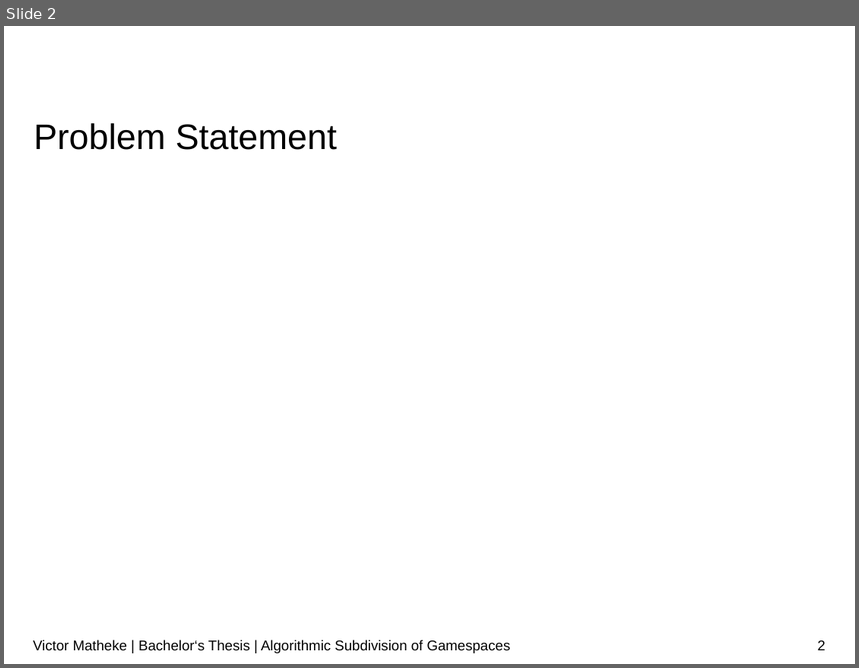
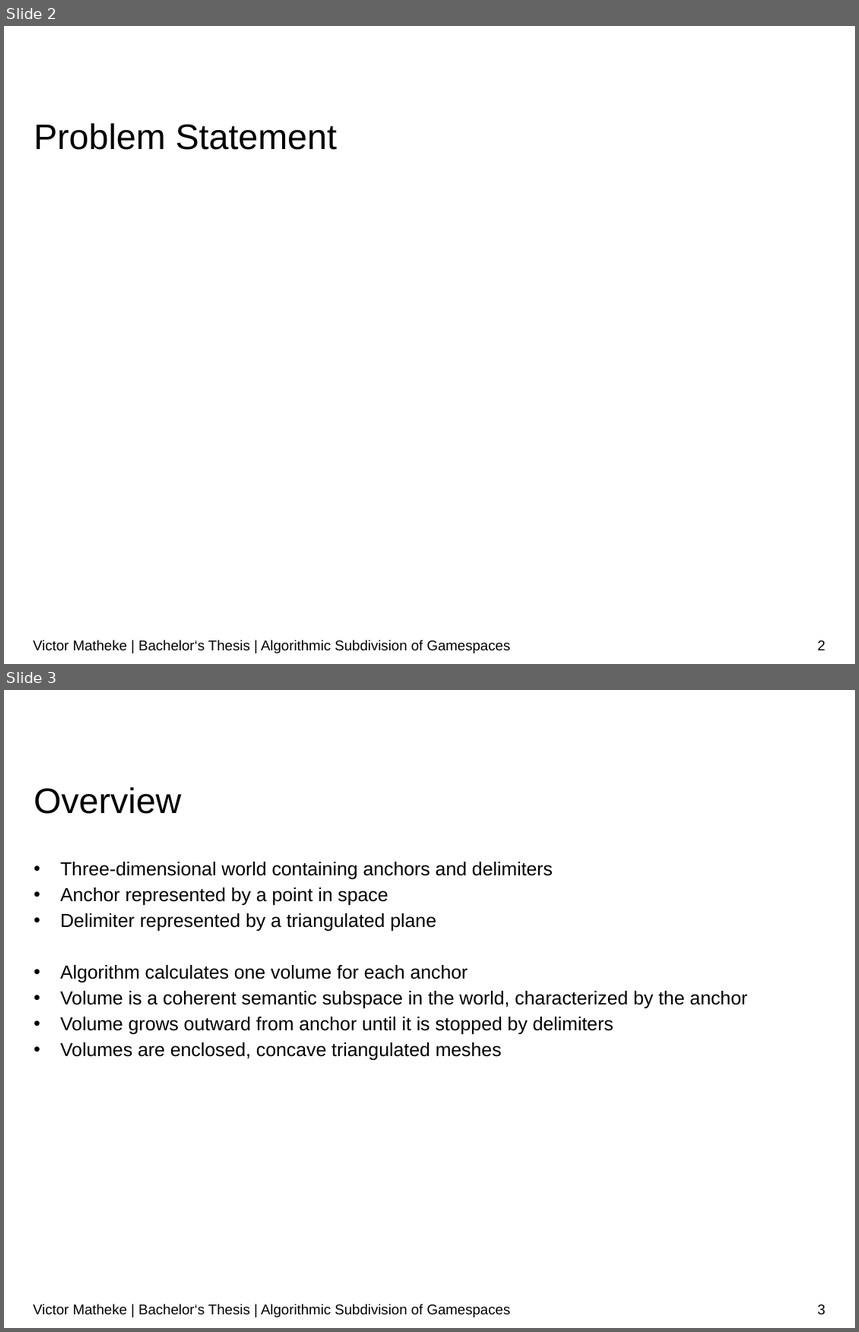
Before and after one commit to surrealtm/Thesis, a slide deck: Presentation/Presentation.pptx. Shown one above the other, each under a label of ours: slide 2 before the commit, slides 2 and 3 after it. The pictures are 859x668 and 859x1332 pixels, drawn with LibreOffice and Linux fonts; fonts in the diff are those of the drawing; grey boxes stand for pictures; background and template pictures are left out. Boxes give left, top, right and bottom in pixels: in the first picture for what was removed or moved away, otherwise in the second. Text is boxed around its words. In the diff, an @@ line names an element or a change of style, - is before the commit and + after.

```diff
--- a/Presentation/Presentation.pptx
+++ b/Presentation/Presentation.pptx
@@ slide 3 added at (x1=4, y1=690, x2=855, y2=1328), background #FFFFFF @@
@@ title added at (x1=34, y1=787, x2=181, y2=814), 30 pt, text #000000 @@
+Overview
@@ text added at (x1=60, y1=862, x2=748, y2=1060), 16 pt, text #000000 @@
+• Three-dimensional world containing anchors and delimiters
+• Anchor represented by a point in space
+• Delimiter represented by a triangulated plane
+• Algorithm calculates one volume for each anchor
+• Volume is a coherent semantic subspace in the world, characterized by the anchor
+• Volume grows outward from anchor until it is stopped by delimiters
+• Volumes are enclosed, concave triangulated meshes
@@ text added at (x1=33, y1=1304, x2=511, y2=1318), 12 pt, text #000000 @@
+Victor Matheke | Bachelor‘s Thesis | Algorithmic Subdivision of Gamespaces
@@ page number added at (x1=818, y1=1305, x2=826, y2=1315), 12 pt, text #000000 @@
+3
```
Also in this commit, not shown: 9 other slides added.
